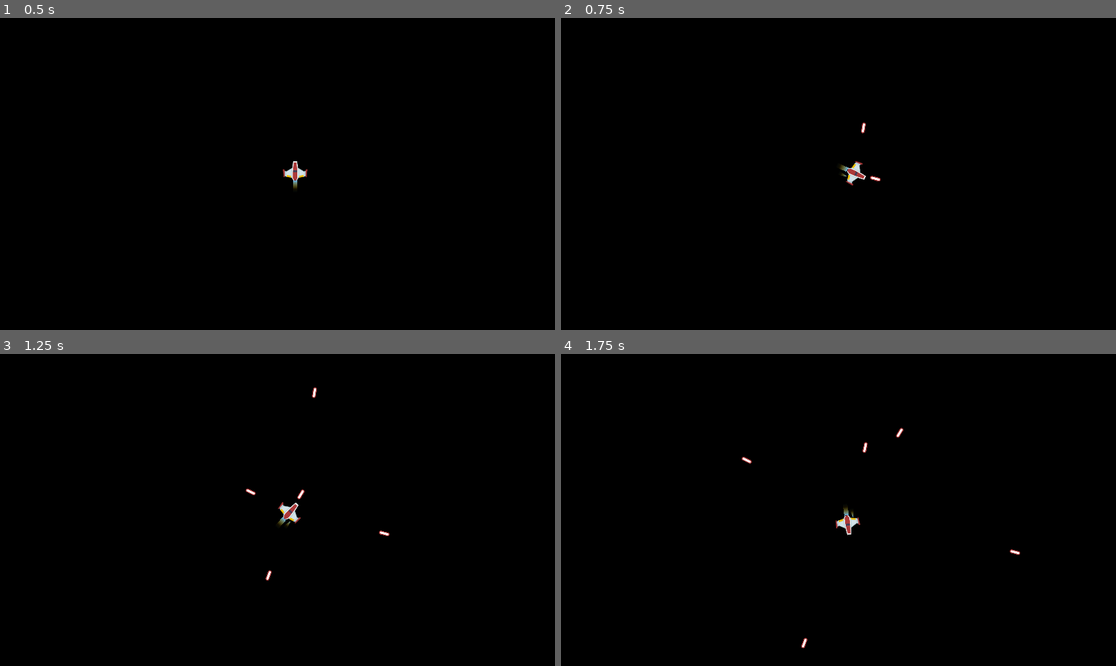
Above: before the commit, frames 1-4 (two rows, left to right).
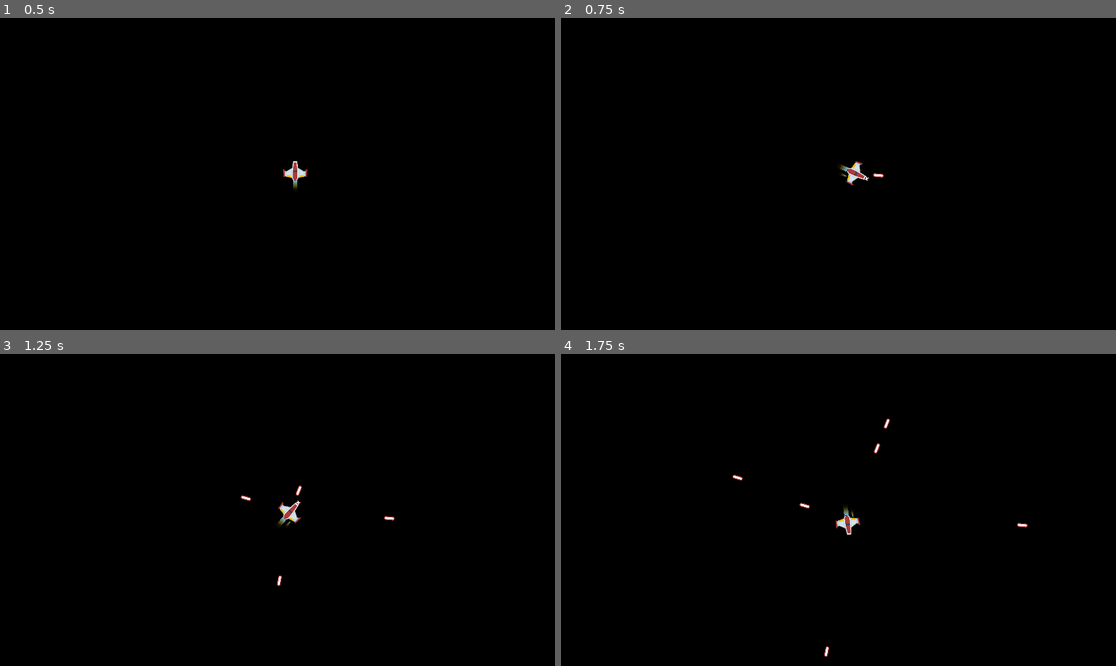
Above: after the commit, the same moments.

Repository: mandah0628/CMPT306_A2
Game: Godot game, scene res://Scenes/main.tscn
Two runs of this game, one before a commit and one after it. Both use one fixed random seed, a clock stepped at 60 frames per second and the inputs below.
Inputs:
- Up to frame 1 (0.5 s): no input
- Up to frame 2 (0.75 s): tap Enter at 0.5 s; hold Right (move_right) from 0.53 s (still down); hold Space (fire) from 0.53 s (still down)
- Up to frame 3 (1.25 s): keep holding Right (move_right); keep holding Space (fire)
- Up to frame 4 (1.75 s): release Right (move_right) at 1.28 s; release Space (fire) at 1.28 s; hold Left (move_left) from 1.28 s (still down); tap Space (fire) at 1.35 s

Frame 1 is identical in both runs. In frame 2, less than 0.1% of the frame differs, in the area x 54-59%, y 33-53%; in frame 3, 0.2%; in frame 4, 0.3%, in the area x 30-85%, y 20-98%.

Commit message:
shooting a laser now diplays a flash animation from the muzzle

Diff:
--- a/Scenes/player.tscn
+++ b/Scenes/player.tscn
@@ -1,16 +1,17 @@
-[gd_scene load_steps=5 format=3 uid="uid://buc07gxk40quu"]
+[gd_scene load_steps=6 format=3 uid="uid://buc07gxk40quu"]
 
 [ext_resource type="Texture2D" uid="uid://bjteh5fyc351t" path="res://Textures/Texture 2/PNG/playerShip1_red.png" id="1_22x2p"]
 [ext_resource type="Script" path="res://Scripts/player.gd" id="1_jq1ab"]
 [ext_resource type="Texture2D" uid="uid://s764kjf3ub6" path="res://Textures/Texture 2/PNG/Effects/fire09.png" id="3_oftih"]
 [ext_resource type="Texture2D" uid="uid://d84ewktunq7p" path="res://Textures/Texture 2/PNG/Effects/fire02.png" id="4_iwwk2"]
+[ext_resource type="Texture2D" uid="uid://c3ogaf67qfqt1" path="res://Textures/Texture 2/PNG/Lasers/laserRed10.png" id="5_yuxc1"]
 
 [node name="Player" type="CharacterBody2D"]
 collision_layer = 2
 collision_mask = 5
 script = ExtResource("1_jq1ab")
 
-[node name="Sprite2D" type="Sprite2D" parent="."]
+[node name="Ship" type="Sprite2D" parent="."]
 position = Vector2(-1, -2)
 scale = Vector2(0.85985, 0.899093)
 texture = ExtResource("1_22x2p")
@@ -35,3 +36,8 @@
 [node name="RightThruster" type="Sprite2D" parent="."]
 position = Vector2(21, 41)
 texture = ExtResource("4_iwwk2")
+
+[node name="Flash" type="Sprite2D" parent="."]
+position = Vector2(-1, -41.3718)
+scale = Vector2(0.378378, 0.312675)
+texture = ExtResource("5_yuxc1")
--- a/Scripts/player.gd
+++ b/Scripts/player.gd
@@ -19,6 +19,8 @@
 var laser_scene = preload("res://Scenes/laser.tscn")
 signal laser_shot(laser)
 var overheat = false
+@onready var flash = $Flash
+var flash_duration=0.15
 
 #Camera variables
 var screen_size = Vector2.ZERO
@@ -26,7 +28,7 @@
 
 func _ready():
 	screen_size = get_viewport_rect().size
-
+	flash.visible = false
 
 
 func _process(delta):
@@ -98,6 +100,10 @@
 	var backward_force = forward_direction * -recoil
 	ship_velocity += backward_force
 
+	flash.visible = true
+	await get_tree().create_timer(0.15).timeout
+	flash.visible = false
+
 	var laser_instance = laser_scene.instantiate()
 
 	laser_instance.global_position = muzzle.global_position
